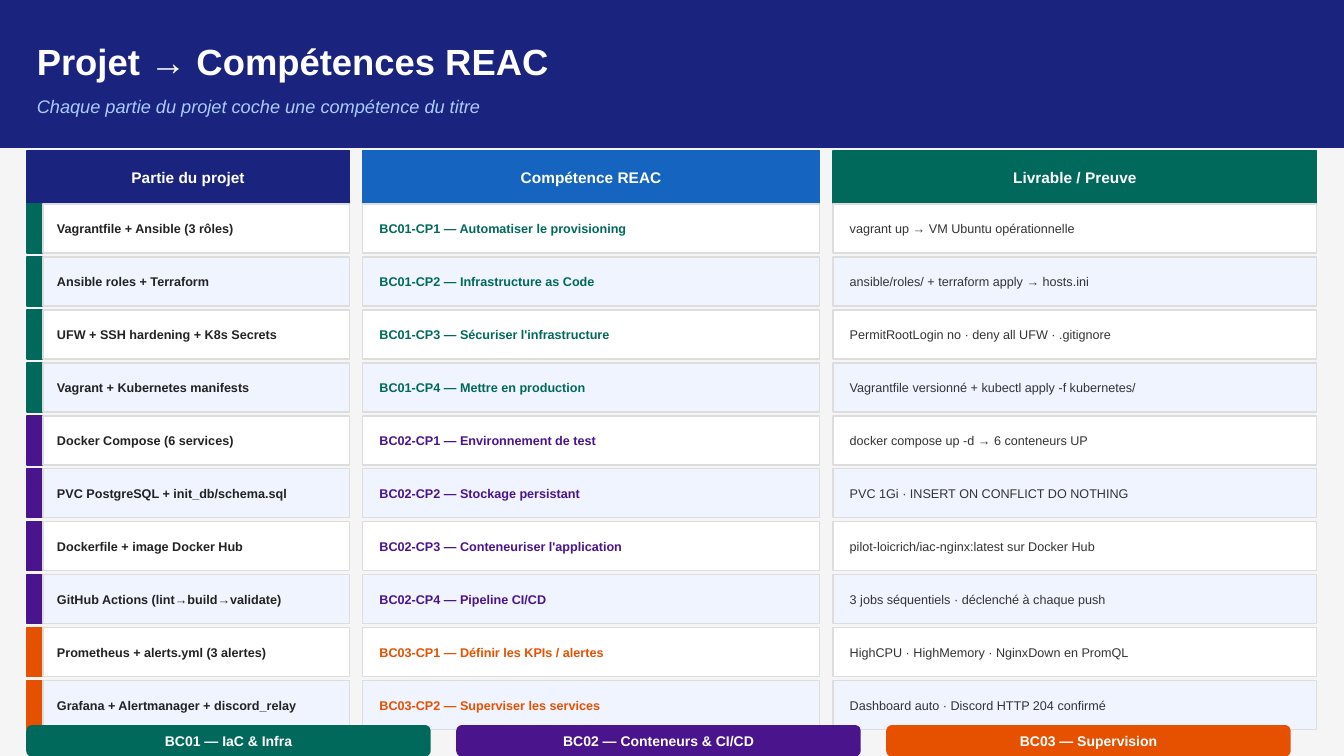
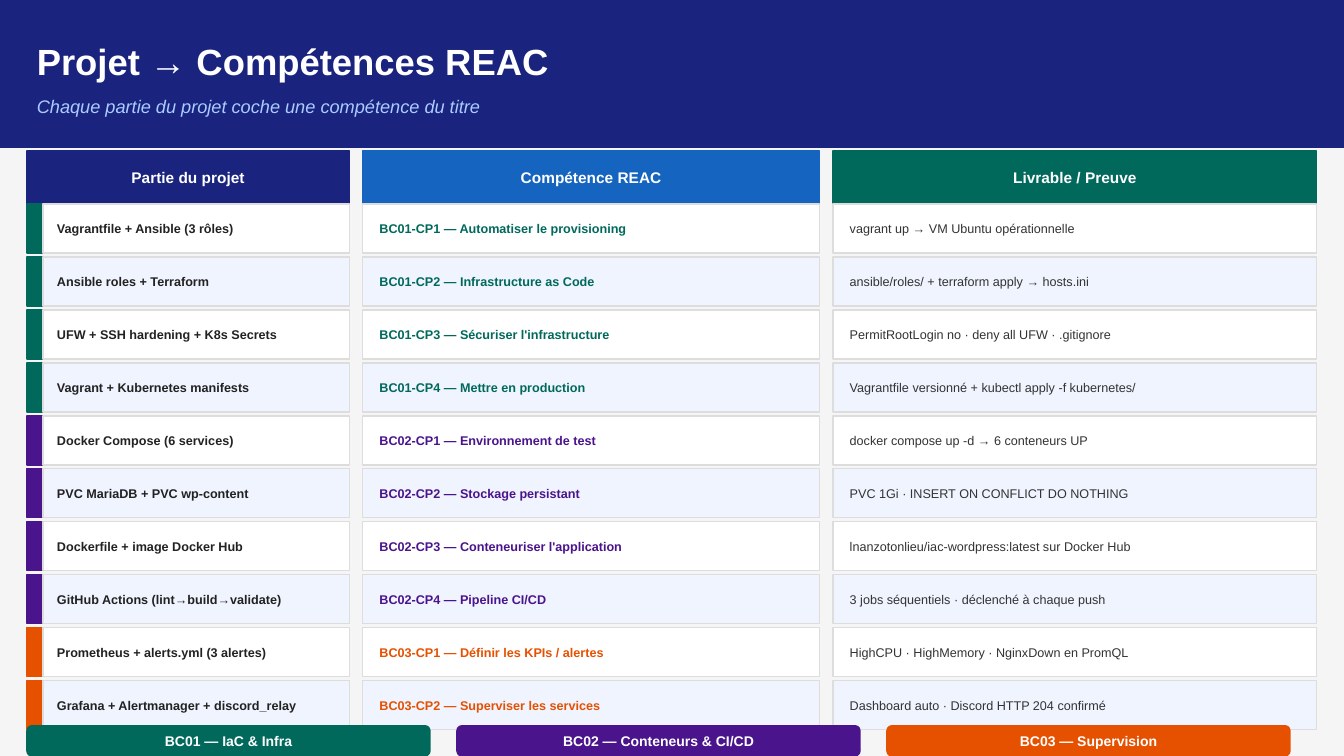
Before and after one commit to pilot-loicrich/iac-infra, a slide deck: slide 10 of documentation/Presentation_iac-infra_ASD.pptx. Drawn at 1344x756 pixels with LibreOffice and Linux fonts; fonts in the diff are those of the drawing. Boxes give left, top, right and bottom in pixels: in the first picture for what was removed or moved away, otherwise in the second. Text is boxed around its words. In the diff, an @@ line names an element or a change of style, - is before the commit and + after.

Commit message:
docs(pptx): update presentation for WordPress + MariaDB deployment

```diff
--- a/documentation/Presentation_iac-infra_ASD.pptx
+++ b/documentation/Presentation_iac-infra_ASD.pptx
@@ text at <box>57,489,248,501</box>: text changed @@
-PVC PostgreSQL + init_db/schema.sql
+PVC MariaDB + PVC wp-content
@@ text at <box>850,542,1130,554</box>: text changed @@
-pilot-loicrich/iac-nginx:latest sur Docker Hub
+lnanzotonlieu/iac-wordpress:latest sur Docker Hub
```
Also in this commit, not shown: 7 other slides changed.
